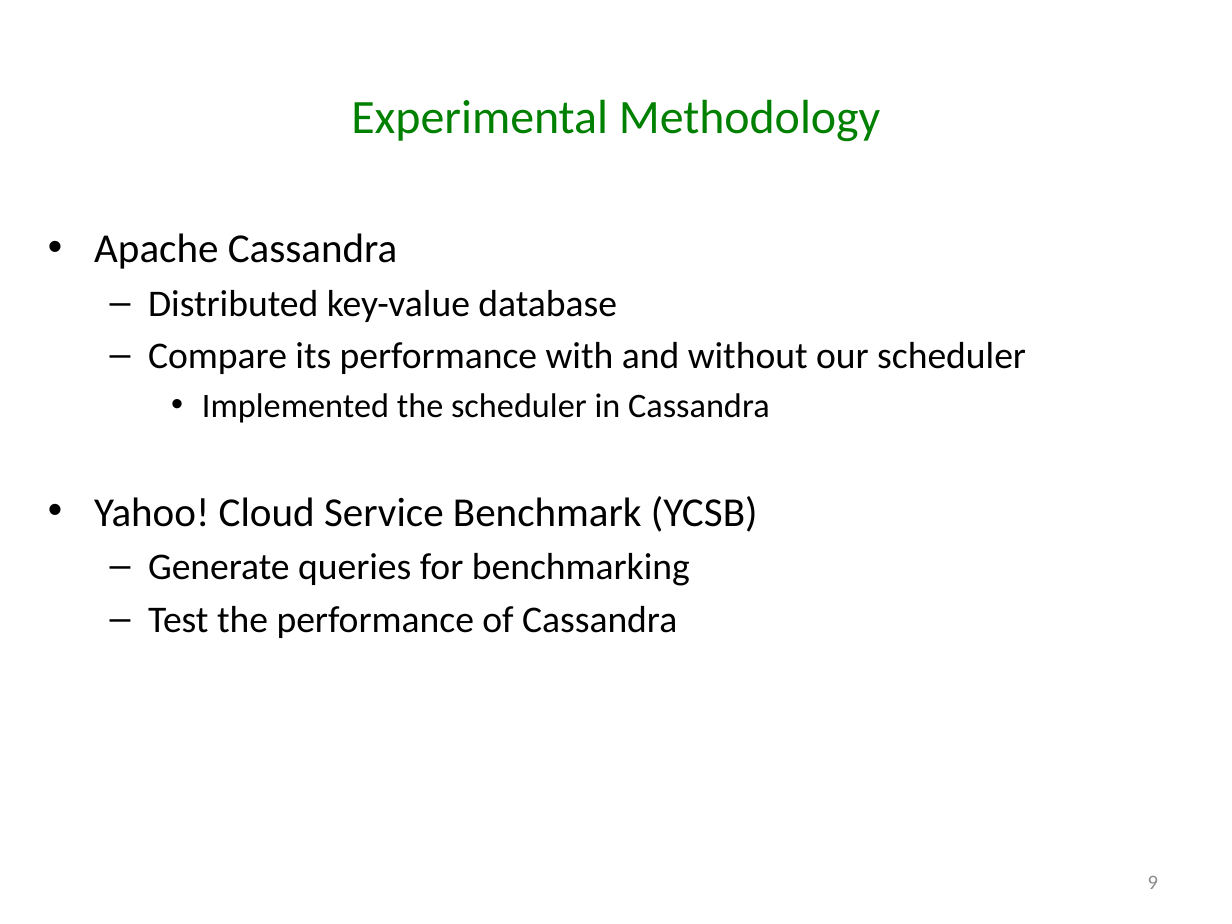
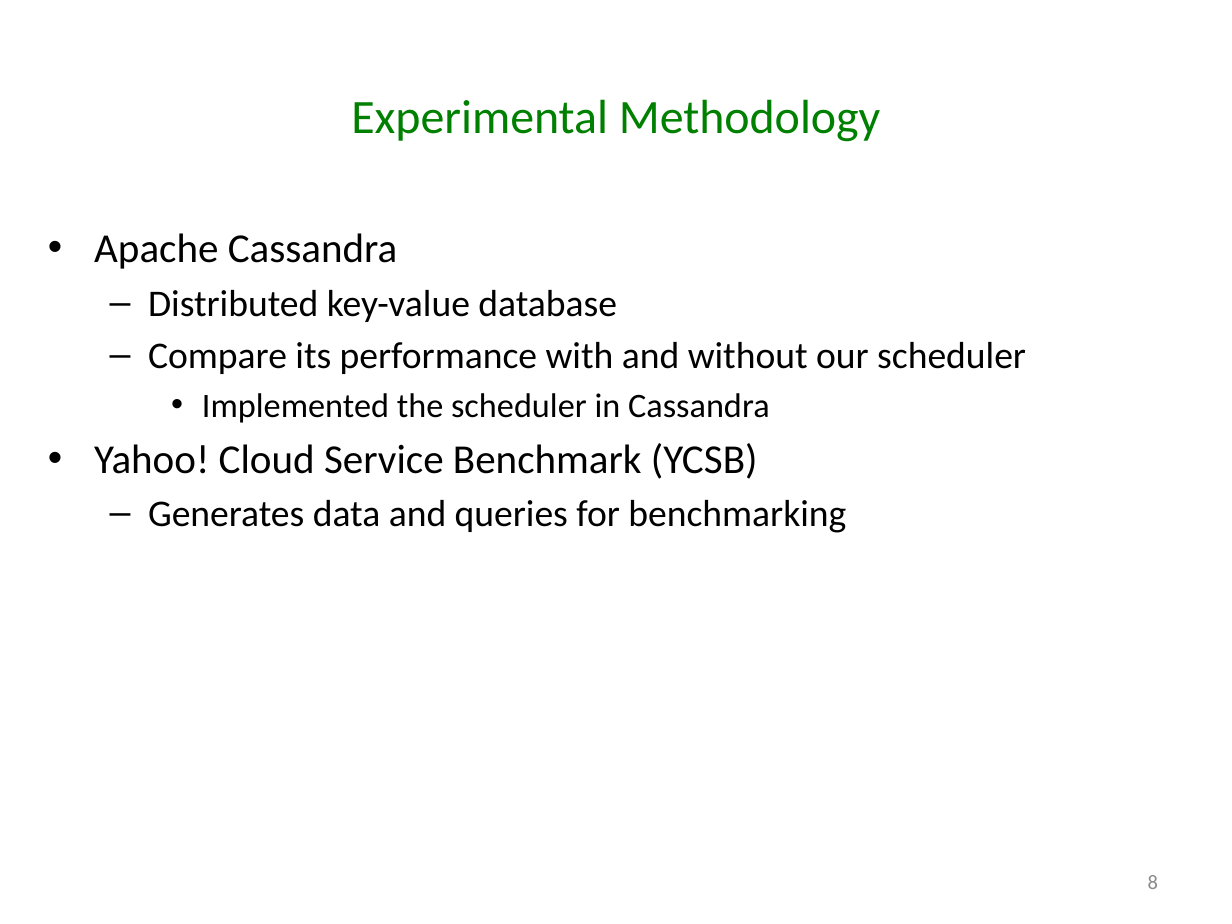
Before and after one commit to godares79/CS848-Project, a slide deck: slide 8 of PresentationSlides/Presentation.pptx (slide 9 before the commit). Drawn at 1232x924 pixels with LibreOffice and Linux fonts; fonts in the diff are those of the drawing. Boxes give left, top, right and bottom in pixels: in the first picture for what was removed or moved away, otherwise in the second. Text is boxed around its words. In the diff, an @@ line names an element or a change of style, - is before the commit and + after.

```diff
--- a/PresentationSlides/Presentation.pptx
+++ b/PresentationSlides/Presentation.pptx
@@ text at box(148, 500, 846, 533): text changed @@
-  – Generate queries for benchmarking
-  – Test the performance of Cassandra
+  – Generates data and queries for benchmarking
@@ page number at box(1148, 875, 1158, 889): text changed @@
-9
+8
```
Also in this commit, not shown: 12 other slides changed, 2 slides removed.
